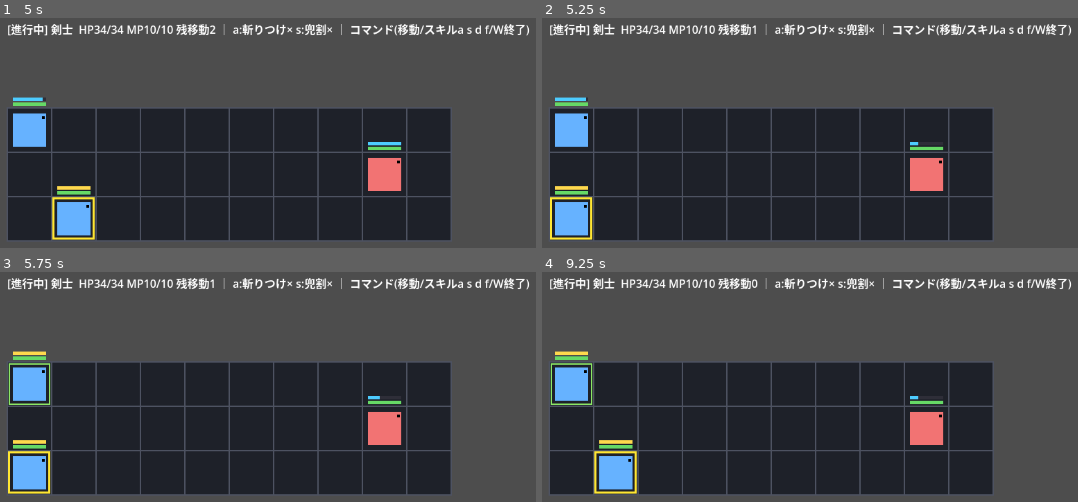
Above: before the commit, frames 1-4 (two rows, left to right).
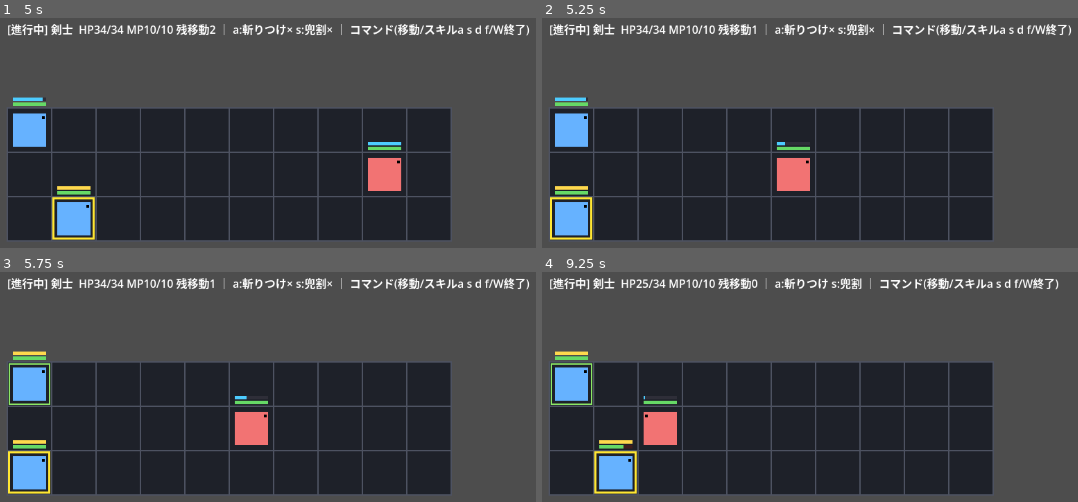
Above: after the commit, the same moments.

Repository: kyamamoto5963/5001_KeyInputGame
Game: Godot game, scene res://scenes/battle/battle.tscn
Same seed, same stepped clock (60 frames per second), same inputs: the game is played once before the commit and once after it.
Inputs:
- Up to frame 1 (5 s): tap Enter (confirm) at 0.5, 0.6, 1.25, 2, 2.75, 3.5 s; hold Right (move_right) 0.53-1.28 s; tap Space at 0.77, 1.52, 3.02, 3.77, 4.52 s; hold Down (move_down) 1.28-2.03 s; tap W (end_turn) at 1.35 s; hold Right (move_right) 2.03-2.78 s; tap Q (face) at 2.1 s; hold Up (move_up) 2.78-3.53 s; tap R (parry_attack) at 2.85 s; hold Left (move_left) from 3.53 s (still down); tap I at 3.6 s; tap D (skill_d) at 4.15 s; tap K at 4.35 s
- Up to frame 2 (5.25 s): tap Enter (confirm) at 5 s; release Left (move_left) at 5.03 s; hold Down (move_down) from 5.03 s (still down); tap J at 5.1 s
- Up to frame 3 (5.75 s): keep holding Down (move_down)
- Up to frame 4 (9.25 s): release Down (move_down) at 5.78 s; hold Right (move_right) 5.78-6.53 s; tap L at 5.85 s; tap Space at 6.02, 6.77, 7.52, 9.02 s; hold Up (move_up) 6.53-7.28 s; tap H at 6.6 s; hold Right (move_right) 7.28-8.03 s; tap Keypad Enter at 7.35 s; hold Down (move_down) 8.03-8.78 s; tap Backspace at 8.1 s; hold Left (move_left) from 8.78 s (still down); tap 1 at 8.85 s

Frame 1 is identical in both runs. In frame 2, 2.1% of the frame differs, in the area x 43-75%, y 53-76%; in frame 3, 2.1%; in frame 4, 3.4%, in the area x 15-99%, y 2-77%.

Commit message:
feat(battle): 敵AI（軽量・データ駆動：性格＝ターゲット方針＋フォールバック）
§8どおりBT不使用。判断はATB満了の瞬間だけ走る軽量方式。スモーク3種PASS。

- EnemyAIData: 敵の性格を Resource(.tres) で定義（target_policy 最寄り/最弱/
  ランダム/フォーカス狙い、fallback_policy 接近/距離取り/パス）。フェーズ＋抽選
  重み＋ワンショットは後続（構造は§8準拠）。
- EnemyAI: 1ターンを完結。使えるスキルがあれば使う→無ければ接近/距離取り→
  射程に入れば撃つ→駄目ならパス。ターゲットは性格で選択。接近はギャップの
  大きい軸優先の貪欲移動（空きマスのみ・押し出さない）。
- BattleManager: 敵の満了で ai.take_turn を実行し、攻撃=ATB0%/パス=20%。
  終了処理中の満了は行動させないガード（§0-5）。決定論用に rng を保持。
- tools/gen_enemies.gd: 性格 .tres を生成（data/ai/zako.tres）。
  gen_skills に体当たり(tackle)を追加。雑魚に tackle＋NEAREST/APPROACH を装備。
- これで敵が攻撃してくる＝敗北条件が実際に発火。次のパリィの土台が揃う。

tests/enemy_ai_smoke.gd: 接近→最寄り攻撃→味方全滅で敗北(ENDING)を検証。

Co-Authored-By: Claude Opus 4.8 <noreply@anthropic.com>

Diff:
--- /dev/null
+++ b/dev/data/ai/zako.tres
@@ -0,0 +1,6 @@
+[gd_resource type="Resource" script_class="EnemyAIData" format=3]
+
+[ext_resource type="Script" path="res://scripts/enemy_ai_data.gd" id="1_ylows"]
+
+[resource]
+script = ExtResource("1_ylows")
--- /dev/null
+++ b/dev/data/skills/tackle.tres
@@ -0,0 +1,15 @@
+[gd_resource type="Resource" script_class="SkillData" format=3]
+
+[ext_resource type="Script" path="res://scripts/skill_effect.gd" id="1_o4et4"]
+[ext_resource type="Script" path="res://scripts/skill_data.gd" id="2_w78f4"]
+
+[sub_resource type="Resource" id="Resource_0ghr5"]
+script = ExtResource("1_o4et4")
+amount = 9
+
+[resource]
+script = ExtResource("2_w78f4")
+id = &"tackle"
+display_name = "体当たり"
+cooltime = 1.5
+effects = Array[ExtResource("1_o4et4")]([SubResource("Resource_0ghr5")])
--- a/dev/scenes/battle/battle.gd
+++ b/dev/scenes/battle/battle.gd
@@ -32,8 +32,11 @@
 	mahou.max_hp = 24; mahou.hp = 24; mahou.move_range = 2
 	mahou.equip([staff, fireball] as Array[SkillData])
 
+	var tackle := load("res://data/skills/tackle.tres") as SkillData
 	var zako := BattleUnit.new(2, "雑魚", BattleUnit.Team.ENEMY, 0.20)
 	zako.max_hp = 28; zako.hp = 28; zako.move_range = 3
+	zako.equip([tackle] as Array[SkillData])
+	zako.ai = load("res://data/ai/zako.tres") as EnemyAIData
 
 	_mgr.add_unit(kenshi, Vector2i(1, 1))
 	_mgr.add_unit(mahou, Vector2i(0, 0))
--- a/dev/scripts/battle_manager.gd
+++ b/dev/scripts/battle_manager.gd
@@ -20,6 +20,8 @@
 var clock := PausableClock.new()
 var atb := ATBSystem.new()
 var skill := SkillSystem.new()
+var ai := EnemyAI.new()
+var rng := RandomNumberGenerator.new()
 var progress: Progress = Progress.RUNNING
 var units: Array[BattleUnit] = []
 
@@ -38,6 +40,7 @@
 
 func _init() -> void:
 	atb.unit_became_active.connect(_on_unit_became_active)
+	rng.randomize()
 
 
 func add_unit(unit: BattleUnit, origin: Vector2i) -> void:
@@ -58,13 +61,17 @@
 
 # --- フォーカス管理 -----------------------------------------------------
 func _on_unit_became_active(unit: BattleUnit) -> void:
+	if progress != Progress.RUNNING:
+		return  # 終了処理中などに満了が来ても行動させない（§0-5）
 	if unit.is_ally():
 		if unit not in _active_queue:
 			_active_queue.append(unit)  # 溜まった順に並べる
 	else:
-		# 敵: AI未実装 → 即パス（次ATBは20%へ）。後で敵AI（§8）に差し替える。
+		# 敵: その場で1ターンを完結（接近→攻撃 or パス）。判断はこの満了の瞬間だけ（§8）。
 		enemy_turn.emit(unit)
-		atb.reset_after_turn(unit, false)
+		var used := ai.take_turn(unit, units, grid, skill, rng)
+		atb.reset_after_turn(unit, used)  # 攻撃した=0% / パス=20%
+		_check_battle_end()
 
 
 ## フォーカス不在なら次のアクティブ味方へ回す。死亡/失効したフォーカスは外す。
--- a/dev/scripts/battle_unit.gd
+++ b/dev/scripts/battle_unit.gd
@@ -44,6 +44,9 @@
 var loadout: Array[SkillData] = []
 var cool: Array[float] = []
 
+# 敵の性格（敵のみ。味方は null）。→ EnemyAIData / §8
+var ai: EnemyAIData = null
+
 
 func _init(p_id: int, p_name: String, p_team: Team, p_atb_speed: float, p_atb_start: float = 0.0) -> void:
 	id = p_id
--- /dev/null
+++ b/dev/scripts/enemy_ai.gd
@@ -0,0 +1,166 @@
+class_name EnemyAI
+extends RefCounted
+## 敵1体の1ターンを完結させる実行器（→ ../../docs/11_battle-spec.md §8）。
+## ATB満了の瞬間に take_turn が1回呼ばれるだけ（毎フレームでない＝ほぼタダ）。
+##
+## 手順（§8「使えるスキル」とフォールバック）:
+##  1) 今そのまま使えるスキルがあれば使う。
+##  2) 無ければ性格の fallback（接近/距離取り/パス）。接近して射程に入ったら撃つ。
+##  3) それでも撃てなければパス。
+## 戻り値: スキルを使ったか（true=ATB0% / false=パス20%）。
+
+func take_turn(unit: BattleUnit, units: Array[BattleUnit], grid: BattleGrid, skill: SkillSystem, rng: RandomNumberGenerator) -> bool:
+	var data := unit.ai
+	if data == null:
+		return false  # AI未設定 → パス
+
+	if _try_attack(unit, units, grid, skill, data, rng):
+		return true
+
+	match data.fallback_policy:
+		EnemyAIData.FallbackPolicy.APPROACH:
+			_approach(unit, units, grid)
+		EnemyAIData.FallbackPolicy.RETREAT:
+			_retreat(unit, units, grid)
+		EnemyAIData.FallbackPolicy.PASS:
+			pass
+
+	# 移動して射程に入ったら撃つ。
+	return _try_attack(unit, units, grid, skill, data, rng)
+
+
+# --- 攻撃 ---------------------------------------------------------------
+func _try_attack(unit: BattleUnit, units: Array[BattleUnit], grid: BattleGrid, skill: SkillSystem, data: EnemyAIData, rng: RandomNumberGenerator) -> bool:
+	var slot := _pick_usable_slot(unit, units, grid, skill, rng)
+	if slot == SkillSystem.NO_SLOT:
+		return false
+	var sdata := skill.slot_skill(unit, slot)
+	var target := _pick_target(unit, sdata, units, grid, skill, data, rng)
+	if target == null:
+		return false
+	skill.execute(unit, slot, target, units, grid)
+	return true
+
+
+func _pick_usable_slot(unit: BattleUnit, units: Array[BattleUnit], grid: BattleGrid, skill: SkillSystem, rng: RandomNumberGenerator) -> int:
+	var usable: Array[int] = []
+	for i in unit.loadout.size():
+		if skill.is_usable(unit, i, units, grid):
+			usable.append(i)
+	if usable.is_empty():
+		return SkillSystem.NO_SLOT
+	return usable[rng.randi_range(0, usable.size() - 1)]  # 今は一様抽選（重みは後続）
+
+
+func _pick_target(unit: BattleUnit, sdata: SkillData, units: Array[BattleUnit], grid: BattleGrid, skill: SkillSystem, data: EnemyAIData, rng: RandomNumberGenerator) -> BattleUnit:
+	var cands := skill.valid_targets(unit, sdata, units, grid)
+	if cands.is_empty():
+		return null
+	match data.target_policy:
+		EnemyAIData.TargetPolicy.NEAREST:
+			return _closest(unit, cands, grid)
+		EnemyAIData.TargetPolicy.WEAKEST:
+			var best := cands[0]
+			for c in cands:
+				if c.hp < best.hp:
+					best = c
+			return best
+		EnemyAIData.TargetPolicy.RANDOM:
+			return cands[rng.randi_range(0, cands.size() - 1)]
+		EnemyAIData.TargetPolicy.FOCUS:
+			for c in cands:
+				if c.state == BattleUnit.State.FOCUS:
+					return c
+			return _closest(unit, cands, grid)  # フォーカスが射程外なら最寄り
+	return cands[0]
+
+
+# --- 移動（接近/距離取り） ----------------------------------------------
+func _approach(unit: BattleUnit, units: Array[BattleUnit], grid: BattleGrid) -> void:
+	var target := _nearest_opposing(unit, units, grid)
+	if target == null:
+		return
+	var steps := unit.move_range
+	while steps > 0:
+		var cur := grid.get_origin(unit.id)
+		var tpos := grid.get_origin(target.id)
+		if _dist(cur, tpos) <= 1:
+			break  # 近接想定: 隣接で十分
+		var dir := _step_toward(cur, tpos, unit, grid)
+		if dir == Vector2i.ZERO:
+			break  # 動けない
+		grid.place_unit(unit.id, cur + dir, unit.size)
+		steps -= 1
+
+
+func _retreat(unit: BattleUnit, units: Array[BattleUnit], grid: BattleGrid) -> void:
+	var target := _nearest_opposing(unit, units, grid)
+	if target == null:
+		return
+	var steps := unit.move_range
+	while steps > 0:
+		var cur := grid.get_origin(unit.id)
+		var tpos := grid.get_origin(target.id)
+		var dir := _step_away(cur, tpos, unit, grid)
+		if dir == Vector2i.ZERO:
+			break
+		grid.place_unit(unit.id, cur + dir, unit.size)
+		steps -= 1
+
+
+## 対象へ1歩近づく向き（ギャップの大きい軸を優先、空きマスのみ）。無ければ ZERO。
+func _step_toward(cur: Vector2i, tpos: Vector2i, unit: BattleUnit, grid: BattleGrid) -> Vector2i:
+	for dir in _axis_order(tpos - cur):
+		if grid.can_place(cur + dir, unit.size, unit.id):
+			return dir
+	return Vector2i.ZERO
+
+
+## 対象から1歩遠ざかる向き。
+func _step_away(cur: Vector2i, tpos: Vector2i, unit: BattleUnit, grid: BattleGrid) -> Vector2i:
+	for dir in _axis_order(tpos - cur):
+		var away := -dir
+		if grid.can_place(cur + away, unit.size, unit.id):
+			return away
+	return Vector2i.ZERO
+
+
+## diff の符号から、ギャップの大きい軸を先にした候補向き（最大2つ）。
+func _axis_order(diff: Vector2i) -> Array[Vector2i]:
+	var hor := Vector2i(signi(diff.x), 0)
+	var ver := Vector2i(0, signi(diff.y))
+	var order: Array[Vector2i] = []
+	if absi(diff.x) >= absi(diff.y):
+		if diff.x != 0: order.append(hor)
+		if diff.y != 0: order.append(ver)
+	else:
+		if diff.y != 0: order.append(ver)
+		if diff.x != 0: order.append(hor)
+	return order
+
+
+# --- 探索ヘルパ ---------------------------------------------------------
+func _nearest_opposing(unit: BattleUnit, units: Array[BattleUnit], grid: BattleGrid) -> BattleUnit:
+	var opposing: Array[BattleUnit] = []
+	for u in units:
+		if u.is_alive() and u.team != unit.team:
+			opposing.append(u)
+	return _closest(unit, opposing, grid)
+
+
+func _closest(unit: BattleUnit, cands: Array[BattleUnit], grid: BattleGrid) -> BattleUnit:
+	if cands.is_empty():
+		return null
+	var origin := grid.get_origin(unit.id)
+	var best := cands[0]
+	var best_d := _dist(origin, grid.get_origin(best.id))
+	for c in cands:
+		var d := _dist(origin, grid.get_origin(c.id))
+		if d < best_d:
+			best_d = d
+			best = c
+	return best
+
+
+func _dist(a: Vector2i, b: Vector2i) -> int:
+	return maxi(absi(a.x - b.x), absi(a.y - b.y))  # チェビシェフ距離
--- /dev/null
+++ b/dev/scripts/enemy_ai_data.gd
@@ -0,0 +1,13 @@
+class_name EnemyAIData
+extends Resource
+## 敵の「性格」（→ ../../docs/11_battle-spec.md §8 敵AI）。データ駆動(.tres)。
+## ビヘイビアツリーは使わない。判断は ATB満了の瞬間だけ走る軽量方式。
+##
+## 今スライスの範囲: 単一フェーズ・使えるスキルから一様抽選・ターゲット方針・フォールバック。
+## フェーズ（HP閾値で切替）＋抽選プールの重み＋ワンショットルールは後続で足す（構造は§8に準拠）。
+
+enum TargetPolicy { NEAREST, WEAKEST, RANDOM, FOCUS }   # 最寄り/最弱(HP低)/ランダム/フォーカス狙い
+enum FallbackPolicy { APPROACH, RETREAT, PASS }         # 接近/距離取り/パス
+
+@export var target_policy: TargetPolicy = TargetPolicy.NEAREST
+@export var fallback_policy: FallbackPolicy = FallbackPolicy.APPROACH
--- /dev/null
+++ b/dev/tests/enemy_ai_smoke.gd
@@ -0,0 +1,86 @@
+extends SceneTree
+## 敵AIのスモークテスト（ヘッドレス）。
+##   実行: Godot --headless --path dev --script res://tests/enemy_ai_smoke.gd
+## 検証: 射程外の敵が接近(APPROACH)して最寄り(NEAREST)の味方を攻撃 → 味方が削れる →
+##       味方全滅で敗北(ENDING・victory=false)。スキル/AIはコードで作って決定論的に。
+
+var _fail := 0
+
+
+func _initialize() -> void:
+	var mgr := BattleManager.new()
+	mgr.rng.seed = 12345  # 決定論
+
+	# 味方: 攻撃手段なし・遅い（テスト中はほぼ動かない）。
+	var ally := BattleUnit.new(0, "ally", BattleUnit.Team.ALLY, 0.001)
+	ally.max_hp = 20; ally.hp = 20; ally.move_range = 0
+
+	# 敵: 体当たり(range1, dmg9, cool0.3)・接近/最寄り・速い。
+	var enemy := BattleUnit.new(1, "enemy", BattleUnit.Team.ENEMY, 1.0)
+	enemy.max_hp = 30; enemy.hp = 30; enemy.move_range = 5
+	enemy.equip([_tackle(9, 1, 0.3)] as Array[SkillData])
+	enemy.ai = _ai(EnemyAIData.TargetPolicy.NEAREST, EnemyAIData.FallbackPolicy.APPROACH)
+
+	mgr.add_unit(ally, Vector2i(0, 0))
+	mgr.add_unit(enemy, Vector2i(6, 0))
+
+	# 最初の敵ターンまで（atb満了1.0s）進める。接近して隣接、攻撃まで入るはず。
+	_run(mgr, 1.05, 0.05)
+	var ex := mgr.grid.get_origin(1).x
+	_check(ex < 6, "敵が味方へ接近した（x=%d < 6）" % ex)
+	_check(mgr.grid.get_origin(1) != Vector2i(0, 0), "味方マスには重ならない")
+	_check(ally.hp < 20, "味方が攻撃を受けてHPが減る（hp=%d）" % ally.hp)
+	var hp_after_first := ally.hp
+
+	# さらに進めると追撃で削られていく。
+	_run(mgr, 1.5, 0.05)
+	_check(ally.hp < hp_after_first or not ally.is_alive(), "追撃でさらに削れる/撃破")
+
+	# 味方全滅まで進める → 敗北で凍結。
+	_run(mgr, 8.0, 0.05)
+	_check(not ally.is_alive(), "味方が倒れる")
+	_check(mgr.progress == BattleManager.Progress.ENDING and not mgr.victory, "敗北でENDING（victory=false）")
+
+	if _fail == 0:
+		print("enemy AI smoke test: ALL PASS")
+	else:
+		print("enemy AI smoke test: %d FAILED" % _fail)
+	quit(0 if _fail == 0 else 1)
+
+
+func _tackle(dmg: int, reach: int, cool: float) -> SkillData:
+	var s := SkillData.new()
+	s.id = "tackle"
+	s.display_name = "tackle"
+	s.target_type = SkillData.TargetType.TARGET
+	s.range = reach
+	s.mana_cost = 0
+	s.cooltime = cool
+	var e := SkillEffect.new()
+	e.type = SkillEffect.Type.DAMAGE
+	e.amount = dmg
+	var arr: Array[SkillEffect] = [e]
+	s.effects = arr
+	return s
+
+
+func _ai(tp: EnemyAIData.TargetPolicy, fp: EnemyAIData.FallbackPolicy) -> EnemyAIData:
+	var a := EnemyAIData.new()
+	a.target_policy = tp
+	a.fallback_policy = fp
+	return a
+
+
+func _run(mgr: BattleManager, total: float, dt: float) -> void:
+	var t := 0.0
+	while t < total - 1e-6:
+		mgr.process(dt)
+		t += dt
+
+
+func _check(cond: bool, msg: String) -> void:
+	if cond:
+		print("  ok  : ", msg)
+	else:
+		print("  FAIL: ", msg)
+		_fail += 1
--- /dev/null
+++ b/dev/tools/gen_enemies.gd
@@ -0,0 +1,23 @@
+extends SceneTree
+## 敵の性格(EnemyAIData)の .tres を生成する（データ駆動の正本）。
+##   実行: Godot --headless --path dev --script res://tools/gen_enemies.gd
+## エディタを使うまではこの生成器が出どころ。生成物（data/ai/*.tres）はコミットする。
+
+const OUT_DIR := "res://data/ai/"
+
+
+func _initialize() -> void:
+	var d := DirAccess.open("res://")
+	d.make_dir_recursive("data/ai")
+
+	# 雑魚: 最寄りを狙い、射程外なら接近する素直な近接。
+	var zako := EnemyAIData.new()
+	zako.target_policy = EnemyAIData.TargetPolicy.NEAREST
+	zako.fallback_policy = EnemyAIData.FallbackPolicy.APPROACH
+
+	var err := ResourceSaver.save(zako, OUT_DIR + "zako.tres")
+	if err != OK:
+		push_error("save failed: zako.tres (err %d)" % err)
+	else:
+		print("saved: ", OUT_DIR + "zako.tres")
+	quit()
--- a/dev/tools/gen_skills.gd
+++ b/dev/tools/gen_skills.gd
@@ -15,6 +15,7 @@
 		_mk("helm_split", "兜割", 1, 3, 4.0, 22),
 		_mk("staff", "杖打ち", 1, 0, 1.0, 8),
 		_mk("fireball", "ファイアボール", 3, 4, 3.0, 18),
+		_mk("tackle", "体当たり", 1, 0, 1.5, 9),  # 雑魚の近接（敵用）
 	]
 	for s in skills:
 		var path: String = OUT_DIR + String(s.id) + ".tres"
Not shown, added: dev/scripts/enemy_ai.gd.uid
Not shown, added: dev/scripts/enemy_ai_data.gd.uid
Not shown, added: dev/tests/skill_turn_smoke.gd.uid
Not shown, added: dev/tools/gen_enemies.gd.uid
